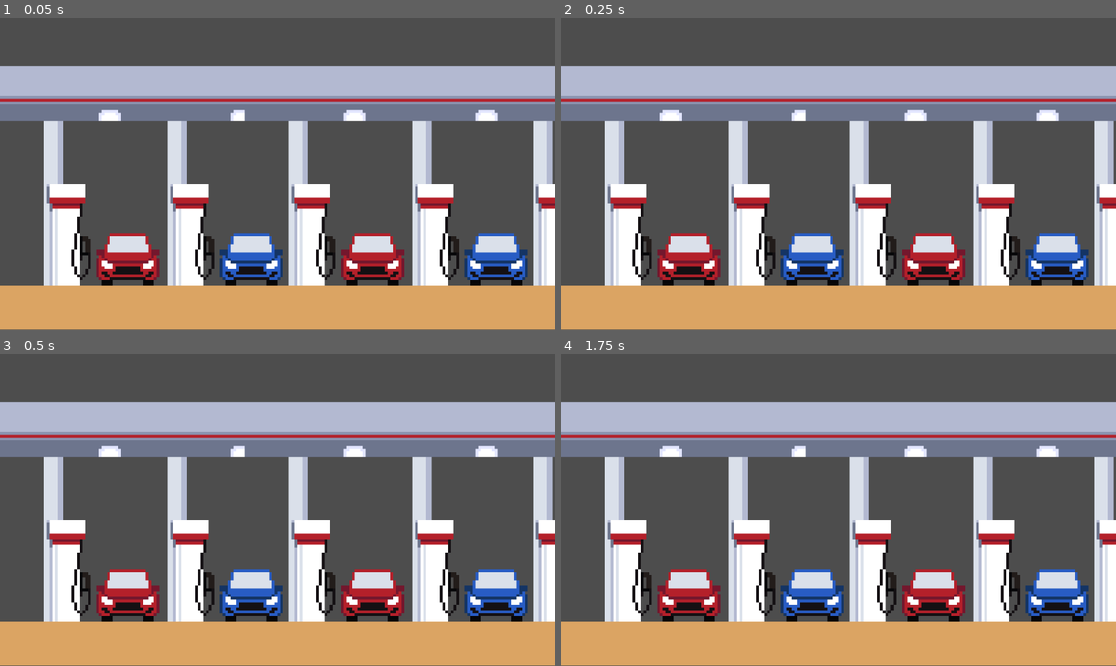
Above: before the commit, frames 1-4 (two rows, left to right).
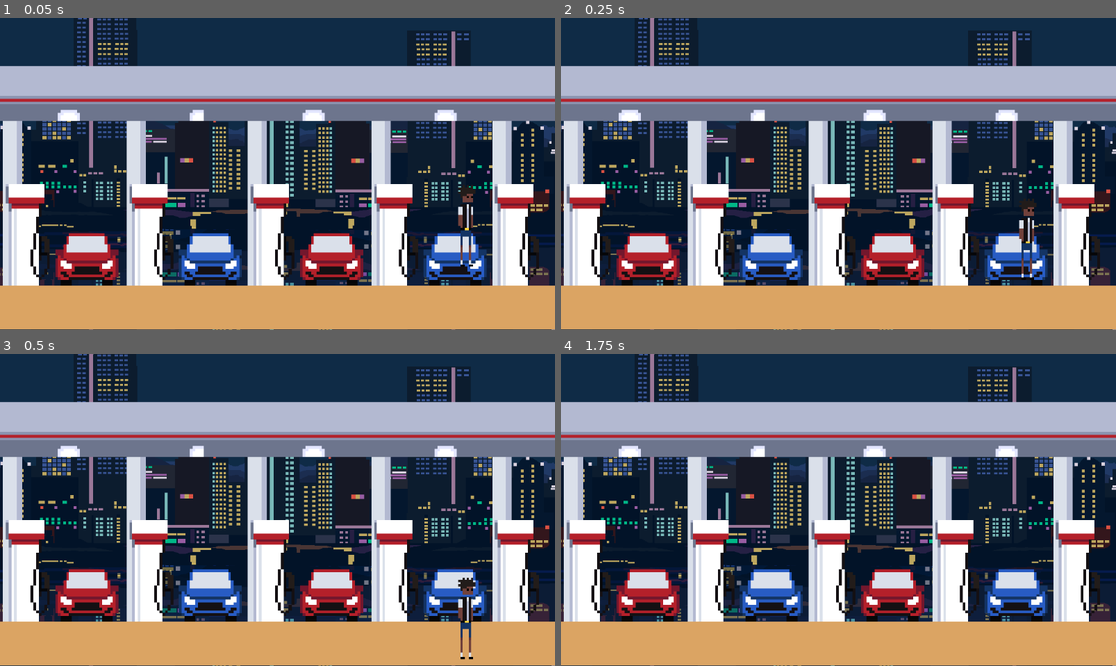
Above: after the commit, the same moments.

Repository: NoelKTheBest/inter-state
Game: Godot game, scene res://gas_station.tscn
The game is run twice, just before and just after one commit, with the same random seed, the same clock (stepped at 60 frames per second) and the same inputs. This scene is started directly instead of the project's main scene.
Inputs:
- Up to frame 1 (0.05 s): no input
- Up to frame 2 (0.25 s): no input
- Up to frame 3 (0.5 s): no input
- Up to frame 4 (1.75 s): tap Enter (ui_accept) at 0.5, 0.77, 1.52 s; hold Right (ui_right) from 0.53 s (still down)

The runs differ from the first frame. In frame 1, 68% of the frame differs, in the area x 0-100%, y 0-100%; in frame 2, 68%; in frame 3, 68%; in frame 4, 68%.

Commit message:
Update gas_station.tscn

Diff:
--- a/interstate/gas_station.tscn
+++ b/interstate/gas_station.tscn
@@ -1,8 +1,52 @@
-[gd_scene load_steps=2 format=3 uid="uid://bbl0og14jlsat"]
+[gd_scene load_steps=11 format=3 uid="uid://bbl0og14jlsat"]
 
+[ext_resource type="Texture2D" uid="uid://bvuf5ahtk7443" path="res://assetpack/parallax/city night/parallaxcitysky.png" id="1_86ncd"]
+[ext_resource type="Texture2D" uid="uid://cl7ff2wx24rr8" path="res://assetpack/parallax/city night/parallaxcitywater.png" id="1_ra5oo"]
 [ext_resource type="Texture2D" uid="uid://n3fpx4tpc56j" path="res://myassets/gas station.png" id="1_ue0u5"]
+[ext_resource type="Texture2D" uid="uid://c5kviqv167itw" path="res://assetpack/parallax/city night/parallaxcitybuildings.png" id="2_iapir"]
+[ext_resource type="Texture2D" uid="uid://bmij4ifghcxqi" path="res://assetpack/parallax/city night/parallaxcitybackgroundmountain2.png" id="3_ut4ia"]
+[ext_resource type="PackedScene" uid="uid://bvlt6ma4vwajx" path="res://Dwayne.tscn" id="4_80tna"]
+[ext_resource type="Texture2D" uid="uid://dcbikxvc4326u" path="res://assetpack/parallax/city night/parallaxcitybackgroundmountain.png" id="4_j0xll"]
+[ext_resource type="Texture2D" uid="uid://benmogdc5d6ie" path="res://assetpack/parallax/city night/parallaxcityfront.png" id="6_a3jkd"]
+[ext_resource type="Texture2D" uid="uid://bwo3h3x3hs4m2" path="res://assetpack/parallax/city night/parallaxcitywaterreflexion.png" id="7_67r7i"]
+
+[sub_resource type="RectangleShape2D" id="RectangleShape2D_hl06x"]
+size = Vector2(1236, 56)
 
 [node name="Node2D" type="Node2D"]
+
+[node name="Node2D" type="Node2D" parent="."]
+position = Vector2(470, -4)
+metadata/_edit_group_ = true
+
+[node name="Parallaxcitywater" type="Sprite2D" parent="Node2D"]
+position = Vector2(180, 244)
+texture = ExtResource("1_ra5oo")
+
+[node name="Parallaxcitysky" type="Sprite2D" parent="Node2D"]
+visible = false
+position = Vector2(180, 244)
+texture = ExtResource("1_86ncd")
+
+[node name="Parallaxcitybackgroundmountain2" type="Sprite2D" parent="Node2D"]
+position = Vector2(180, 244)
+texture = ExtResource("3_ut4ia")
+
+[node name="Parallaxcitybackgroundmountain" type="Sprite2D" parent="Node2D"]
+position = Vector2(180, 244)
+texture = ExtResource("4_j0xll")
+
+[node name="Parallaxcitybuildings" type="Sprite2D" parent="Node2D"]
+position = Vector2(180, 244)
+texture = ExtResource("2_iapir")
+
+[node name="Parallaxcityfront" type="Sprite2D" parent="Node2D"]
+position = Vector2(180, 244)
+texture = ExtResource("6_a3jkd")
+
+[node name="Parallaxcitywaterreflexion" type="Sprite2D" parent="Node2D"]
+position = Vector2(180, 244)
+texture = ExtResource("7_67r7i")
 
 [node name="Sprite2D" type="Sprite2D" parent="."]
 position = Vector2(365, 282)
@@ -15,3 +59,19 @@
 position = Vector2(873, 282)
 scale = Vector2(5.69922, 5.69922)
 texture = ExtResource("1_ue0u5")
+
+[node name="CharacterBody2D" parent="." instance=ExtResource("4_80tna")]
+position = Vector2(1054, 422)
+scale = Vector2(4.44, 4.44)
+
+[node name="Camera2D" type="Camera2D" parent="CharacterBody2D"]
+limit_left = 0
+limit_top = 0
+limit_right = 1237
+limit_bottom = 648
+
+[node name="StaticBody2D" type="StaticBody2D" parent="."]
+
+[node name="CollisionShape2D" type="CollisionShape2D" parent="StaticBody2D"]
+position = Vector2(618, 674)
+shape = SubResource("RectangleShape2D_hl06x")
